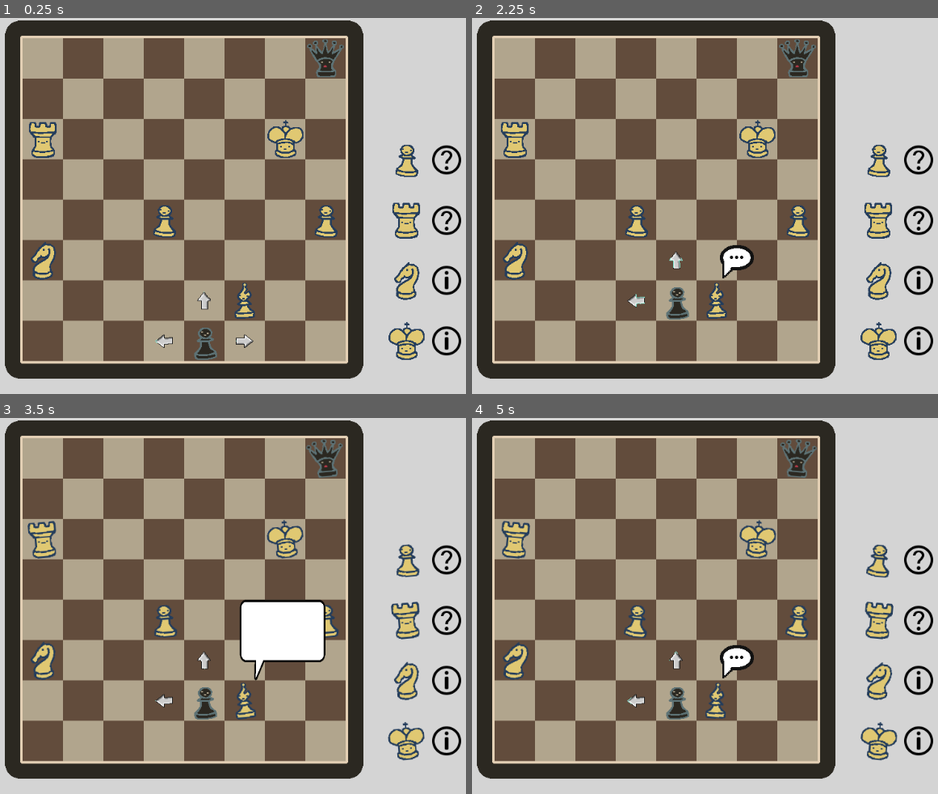
Above: before the commit, frames 1-4 (two rows, left to right).
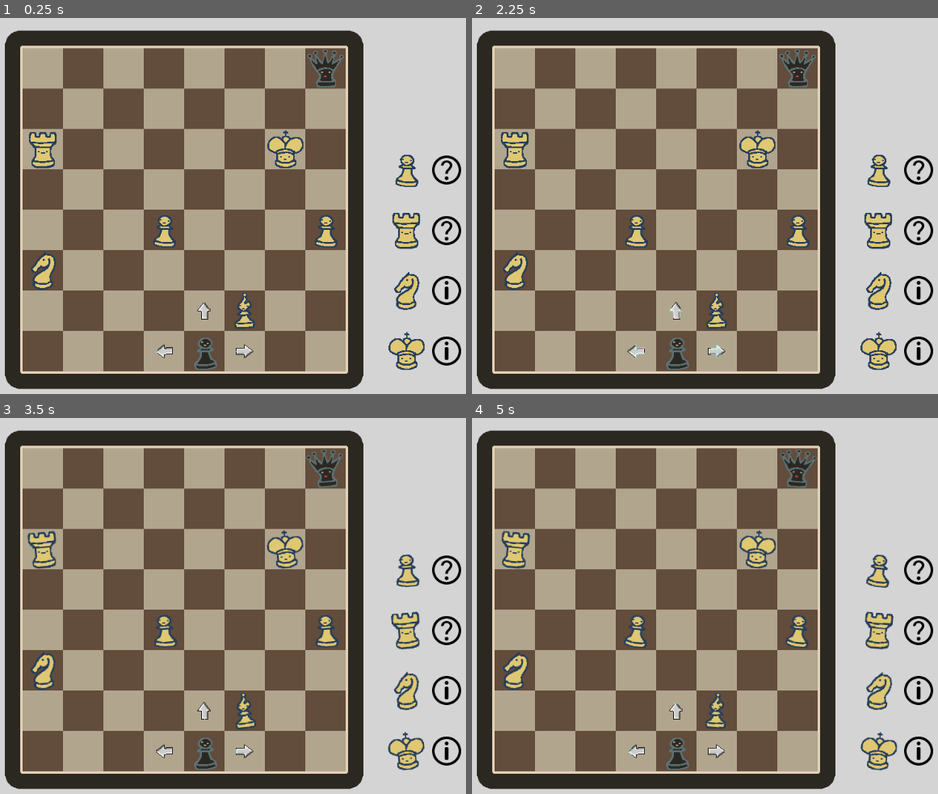
Above: after the commit, the same moments.

Repository: Windastella/ScribbleJam
Game: Godot game, scene res://Scenes/Main.tscn
Same seed, same stepped clock (60 frames per second), same inputs: the game is played once before the commit and once after it.
Inputs (mouse positions are in pixels of both pictures, inside the frame that each line leads up to):
- Up to frame 1 (0.25 s): no input
- Up to frame 2 (2.25 s): move the mouse to (718, 341) at 0.52 s; click (718, 341) at 0.67 s; move the mouse to (677, 341) at 1.27 s; click (677, 341) at 1.42 s; move the mouse to (677, 300) at 2.02 s; click (677, 300) at 2.17 s
- Up to frame 3 (3.5 s): move the mouse to (265, 658) at 2.77 s; click (265, 658) at 2.92 s
- Up to frame 4 (5 s): move the mouse to (756, 628) at 3.52 s; click (756, 628) at 3.67 s; move the mouse to (583, 549) at 4.27 s; click (583, 549) at 4.42 s

The runs differ from the first frame. In frame 1, 28% of the frame differs, in the area x 1-99%, y 0-99%; in frame 2, 29%; in frame 3, 31%; in frame 4, 29%.

Commit message:
ui layer zindex

Diff:
--- a/Scenes/Base_Figures.tscn
+++ b/Scenes/Base_Figures.tscn
@@ -55,7 +55,7 @@
 visible = false
 position = Vector2( 0, -32 )
 scale = Vector2( 0.5, 0.5 )
-z_index = 1
+z_index = 2
 
 [node name="dialog_sprite" type="Sprite" parent="dialog"]
 position = Vector2( 120, -128 )
--- a/Scenes/Base_Level.tscn
+++ b/Scenes/Base_Level.tscn
@@ -133,14 +133,18 @@
 
 [node name="Hint" type="Node2D" parent="."]
 
-[node name="UI" type="Control" parent="."]
+[node name="CanvasLayer" type="CanvasLayer" parent="."]
+offset = Vector2( 64, 64 )
+transform = Transform2D( 1, 0, 0, 1, 64, 64 )
+
+[node name="UI" type="Control" parent="CanvasLayer"]
 margin_right = 40.0
 margin_bottom = 40.0
 __meta__ = {
 "_edit_use_anchors_": false
 }
 
-[node name="Options" type="PanelContainer" parent="UI"]
+[node name="Options" type="PanelContainer" parent="CanvasLayer/UI"]
 visible = false
 margin_top = 192.0
 margin_right = 512.0
@@ -150,18 +154,18 @@
 "_edit_use_anchors_": false
 }
 
-[node name="CenterContainer" type="CenterContainer" parent="UI/Options"]
+[node name="CenterContainer" type="CenterContainer" parent="CanvasLayer/UI/Options"]
 margin_top = 2.69876
 margin_right = 511.096
 margin_bottom = 191.548
 
-[node name="HBoxContainer" type="HBoxContainer" parent="UI/Options/CenterContainer"]
+[node name="HBoxContainer" type="HBoxContainer" parent="CanvasLayer/UI/Options/CenterContainer"]
 margin_left = 53.0
 margin_top = 62.0
 margin_right = 457.0
 margin_bottom = 126.0
 
-[node name="King" type="Button" parent="UI/Options/CenterContainer/HBoxContainer"]
+[node name="King" type="Button" parent="CanvasLayer/UI/Options/CenterContainer/HBoxContainer"]
 margin_right = 64.0
 margin_bottom = 64.0
 custom_styles/hover = SubResource( 4 )
@@ -171,7 +175,7 @@
 icon = SubResource( 7 )
 clip_text = true
 
-[node name="Queen" type="Button" parent="UI/Options/CenterContainer/HBoxContainer"]
+[node name="Queen" type="Button" parent="CanvasLayer/UI/Options/CenterContainer/HBoxContainer"]
 margin_left = 68.0
 margin_right = 132.0
 margin_bottom = 64.0
@@ -182,7 +186,7 @@
 icon = SubResource( 8 )
 clip_text = true
 
-[node name="Rook" type="Button" parent="UI/Options/CenterContainer/HBoxContainer"]
+[node name="Rook" type="Button" parent="CanvasLayer/UI/Options/CenterContainer/HBoxContainer"]
 margin_left = 136.0
 margin_right = 200.0
 margin_bottom = 64.0
@@ -193,7 +197,7 @@
 icon = SubResource( 11 )
 clip_text = true
 
-[node name="Knight" type="Button" parent="UI/Options/CenterContainer/HBoxContainer"]
+[node name="Knight" type="Button" parent="CanvasLayer/UI/Options/CenterContainer/HBoxContainer"]
 margin_left = 204.0
 margin_right = 268.0
 margin_bottom = 64.0
@@ -204,7 +208,7 @@
 icon = SubResource( 14 )
 clip_text = true
 
-[node name="Bishop" type="Button" parent="UI/Options/CenterContainer/HBoxContainer"]
+[node name="Bishop" type="Button" parent="CanvasLayer/UI/Options/CenterContainer/HBoxContainer"]
 margin_left = 272.0
 margin_right = 336.0
 margin_bottom = 64.0
@@ -215,7 +219,7 @@
 icon = SubResource( 17 )
 clip_text = true
 
-[node name="Pawn" type="Button" parent="UI/Options/CenterContainer/HBoxContainer"]
+[node name="Pawn" type="Button" parent="CanvasLayer/UI/Options/CenterContainer/HBoxContainer"]
 margin_left = 340.0
 margin_right = 404.0
 margin_bottom = 64.0
@@ -227,16 +231,16 @@
 clip_text = true
 
 [node name="Camera" type="Camera2D" parent="."]
-position = Vector2( -64, -32 )
+position = Vector2( -64, -48 )
 anchor_mode = 0
 current = true
 __meta__ = {
 "_editor_description_": ""
 }
 [connection signal="body_entered" from="Board/Goal" to="." method="_on_Goal_body_entered"]
-[connection signal="pressed" from="UI/Options/CenterContainer/HBoxContainer/King" to="." method="_on_King_pressed"]
-[connection signal="pressed" from="UI/Options/CenterContainer/HBoxContainer/Queen" to="." method="_on_Queen_pressed"]
-[connection signal="pressed" from="UI/Options/CenterContainer/HBoxContainer/Rook" to="." method="_on_Rook_pressed"]
-[connection signal="pressed" from="UI/Options/CenterContainer/HBoxContainer/Knight" to="." method="_on_Knight_pressed"]
-[connection signal="pressed" from="UI/Options/CenterContainer/HBoxContainer/Bishop" to="." method="_on_Bishop_pressed"]
-[connection signal="pressed" from="UI/Options/CenterContainer/HBoxContainer/Pawn" to="." method="_on_Pawn_pressed"]
+[connection signal="pressed" from="CanvasLayer/UI/Options/CenterContainer/HBoxContainer/King" to="." method="_on_King_pressed"]
+[connection signal="pressed" from="CanvasLayer/UI/Options/CenterContainer/HBoxContainer/Queen" to="." method="_on_Queen_pressed"]
+[connection signal="pressed" from="CanvasLayer/UI/Options/CenterContainer/HBoxContainer/Rook" to="." method="_on_Rook_pressed"]
+[connection signal="pressed" from="CanvasLayer/UI/Options/CenterContainer/HBoxContainer/Knight" to="." method="_on_Knight_pressed"]
+[connection signal="pressed" from="CanvasLayer/UI/Options/CenterContainer/HBoxContainer/Bishop" to="." method="_on_Bishop_pressed"]
+[connection signal="pressed" from="CanvasLayer/UI/Options/CenterContainer/HBoxContainer/Pawn" to="." method="_on_Pawn_pressed"]
--- a/Scripts/Level.gd
+++ b/Scripts/Level.gd
@@ -8,7 +8,7 @@
 export (PackedScene) var next_level;
 
 func _answer(piece):
-	$UI/Options.hide();
+	$CanvasLayer/UI/Options.hide();
 	# correct
 	if(answer == piece):
 		emit_signal("change_level", next_level);
@@ -41,4 +41,4 @@
 
 func _on_Goal_body_entered(body):
 	if body is Player:
-		$UI/Options.show();
+		$CanvasLayer/UI/Options.show();
Not shown: 2 places in Scenes/Base_Figures.tscn that only renumber resources
